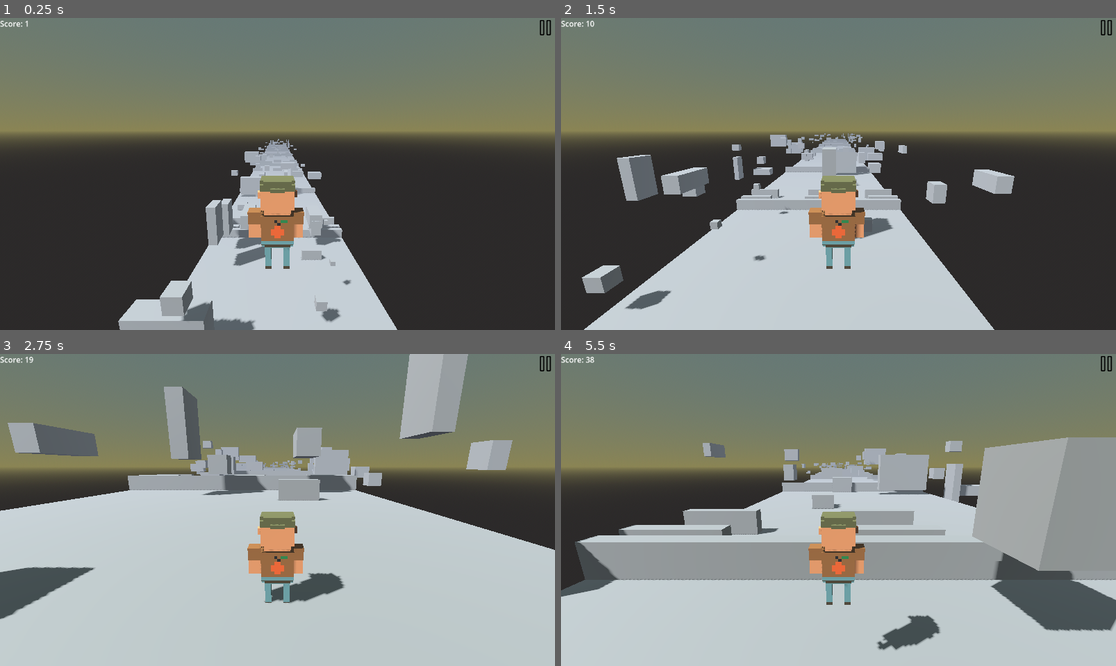
Above: before the commit, frames 1-4 (two rows, left to right).
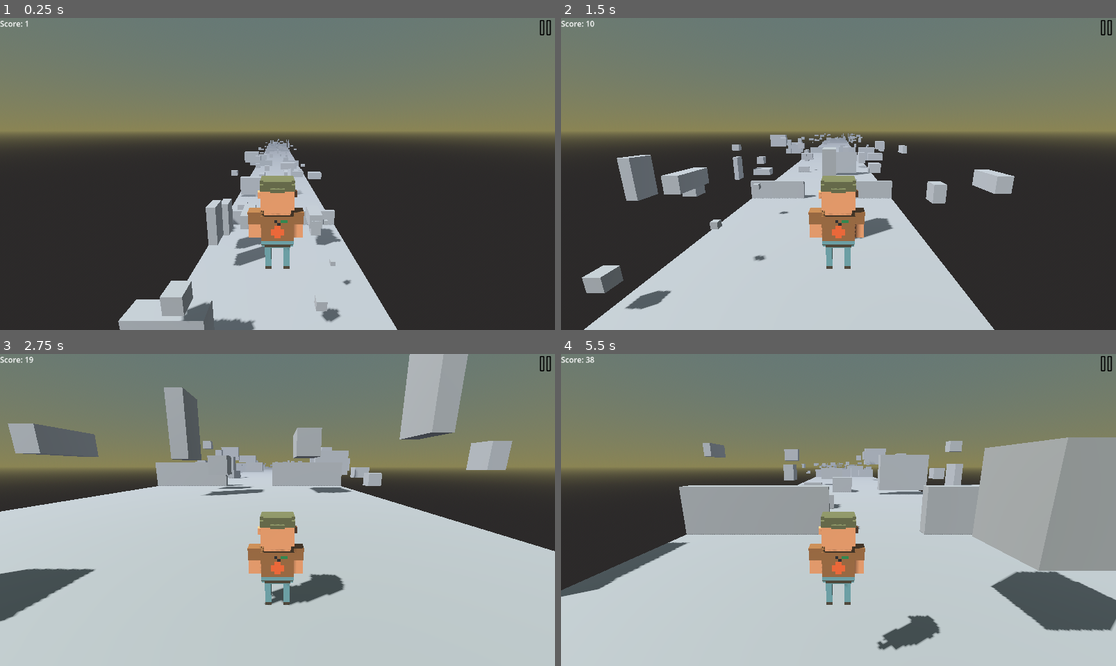
Above: after the commit, the same moments.

Repository: g-h-o-s-t-studio/across-the-roads
Game: Godot game, scene res://scenes/main.tscn
Same seed, same stepped clock (60 frames per second), same inputs: the game is played once before the commit and once after it.
Inputs:
- Up to frame 1 (0.25 s): no input
- Up to frame 2 (1.5 s): tap Enter (ui_accept) at 0.5, 0.77 s; hold Right (ui_right) 0.53-1.28 s; hold Left (ui_left) from 1.28 s (still down)
- Up to frame 3 (2.75 s): tap Enter (ui_accept) at 1.52 s; release Left (ui_left) at 2.03 s; hold Right (ui_right) from 2.03 s (still down)
- Up to frame 4 (5.5 s): tap Enter (ui_accept) at 3.02, 3.77, 4.52 s; release Right (ui_right) at 3.53 s; hold Left (ui_left) from 3.53 s (still down)

The runs differ from the first frame. In frame 1, 0.5% of the frame differs, in the area x 40-62%, y 40-78%; in frame 2, 1.6%; in frame 3, 2.8%; in frame 4, 15%, in the area x 2-100%, y 27-73%.

Commit message:
tile fix

Diff:
--- a/scripts/obstacles/wall.gd
+++ b/scripts/obstacles/wall.gd
@@ -1,7 +1 @@
 class_name StaticWall extends BaseObstacle
-
-	#match randi() % 5:
-		#0:
-			#scale.x = 8
-		#1:
-			#
--- a/scripts/tile.gd
+++ b/scripts/tile.gd
@@ -20,46 +20,43 @@
 	spawn_coins()
 	rc.free()
 
-# TODO: сделать некоторые высокими?
+# TODO: retrying
 func spawn_staic_obstacles() -> void:
-	for i: int in randi_range(0, 5):
+	var last_pos_z: float
+	for i: int in randi_range(1, 5):
+		var retry_amount := 2
 		var z := randi_range(0, 64)
-		while _is_colliding(Vector3(0, 0, z)):
+		while (
+			_is_colliding(Vector3(MESH_SIZE.x, 0, z)) or
+			absi(z - last_pos_z) < 5
+		):
 			z = randi_range(0, 64)
-		var wall := WallScene.instantiate() as StaticWall
+			retry_amount -= 1
+			if not retry_amount:
+				print("retry block")
+				break
+				continue
 
+		if absi(z - last_pos_z) <= 5:
+			continue
+
+		last_pos_z = z
+
+		var scale_y := 2 if randi() % 2 else 1
 		match randi() % 4:
-			0:
-				wall.scale.x = 8
-				wall.position.z = z
-				add_child(wall)
-			1:
-				wall.scale.x = 1.5
-				wall.position = Vector3(13, 0, z)
-				add_child(wall)
+			0: # wall on full tile width
+				_create_and_add_wall(Vector3(0, 0, z), Vector3(8, 1, 1))
+			1: # 3 wall's
+				_create_and_add_wall(Vector3(13, 0, z), Vector3(1.5, scale_y, 1))
+				_create_and_add_wall(Vector3(-13, 0, z), Vector3(1.5, scale_y, 1))
+				_create_and_add_wall(Vector3(0, 0, z), Vector3(1.5, scale_y, 1))
+			2: # 2 wall's
+				_create_and_add_wall(Vector3(10, 0, z), Vector3(3, scale_y, 1))
+				_create_and_add_wall(Vector3(-10, 0, z), Vector3(3, scale_y, 1))
+			_: # small wall on rand x
+				_create_and_add_wall(Vector3(randi_range(-14, 14), 0, z), Vector3(1, scale_y, 1))
 
-				wall = WallScene.instantiate() as StaticWall
-				wall.scale.x = 1.5
-				wall.position = Vector3(-13, 0, z)
-				add_child(wall)
-
-				wall = WallScene.instantiate() as StaticWall
-				wall.scale.x = 1.5
-				wall.position = Vector3(0, 0, z)
-				add_child(wall)
-			2:
-				wall.scale.x = 3
-				wall.position = Vector3(10, 0, z)
-				add_child(wall)
-
-				wall = WallScene.instantiate() as StaticWall
-				wall.scale.x = 3
-				wall.position = Vector3(-10, 0, z)
-				add_child(wall)
-			_:
-				wall.position = Vector3(randi_range(-14, 14), 0, z)
-				add_child(wall)
-
+		retry_amount = 2
 
 # TODO: реализовать полноценный спавн монеток
 func spawn_coins() -> void:
@@ -69,6 +66,7 @@
 		#var coin = COIN.instantiate()
 		#coin.position = pm.position + Vector3(0, pm_half_y, i * 2)
 		#add_child(coin)
+
 
 # FIXME
 func spawn_triangles_and_platform() -> void:
@@ -121,6 +119,13 @@
 			obs.free()
 
 
+func _create_and_add_wall(position: Vector3, scale: Vector3) -> void:
+	var wall := WallScene.instantiate() as StaticWall
+	wall.position = position
+	wall.scale = scale
+	add_child(wall)
+
+
 func _is_colliding(positon: Vector3) -> bool:
 	rc.position = position
 	rc.force_raycast_update()
